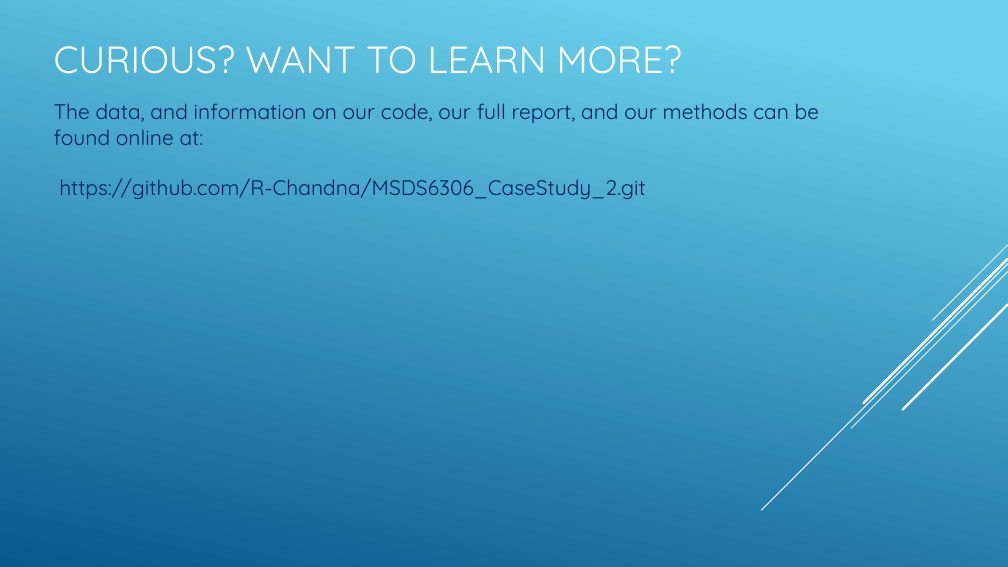
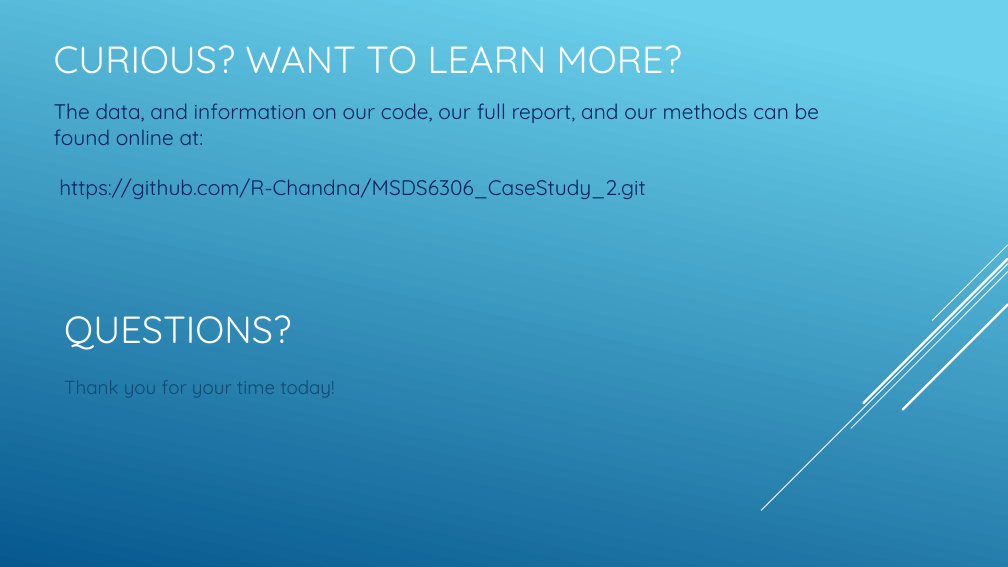
Before and after one commit to R-Chandna/MSDS6306_CaseStudy_2, a slide deck: slide 16 of Attrition_Case_Study_2_pptx_TAJAR_IP.pptx. Drawn at 1008x567 pixels with LibreOffice and Linux fonts; fonts in the diff are those of the drawing. Boxes give left, top, right and bottom in pixels: in the first picture for what was removed or moved away, otherwise in the second. Text is boxed around its words. In the diff, an @@ line names an element or a change of style, - is before the commit and + after.

```diff
--- a/Attrition_Case_Study_2_pptx_TAJAR_IP.pptx
+++ b/Attrition_Case_Study_2_pptx_TAJAR_IP.pptx
@@ text added at [64, 315, 291, 350], 36 pt, text #FFFFFF @@
+QUESTIONS?
@@ text added at [64, 380, 334, 398], 18 pt, text #0F496F @@
+Thank you for your time today!
```
Also in this commit, not shown: 1 other slide changed, 1 slide added, 2 slides removed, 1 other file.
